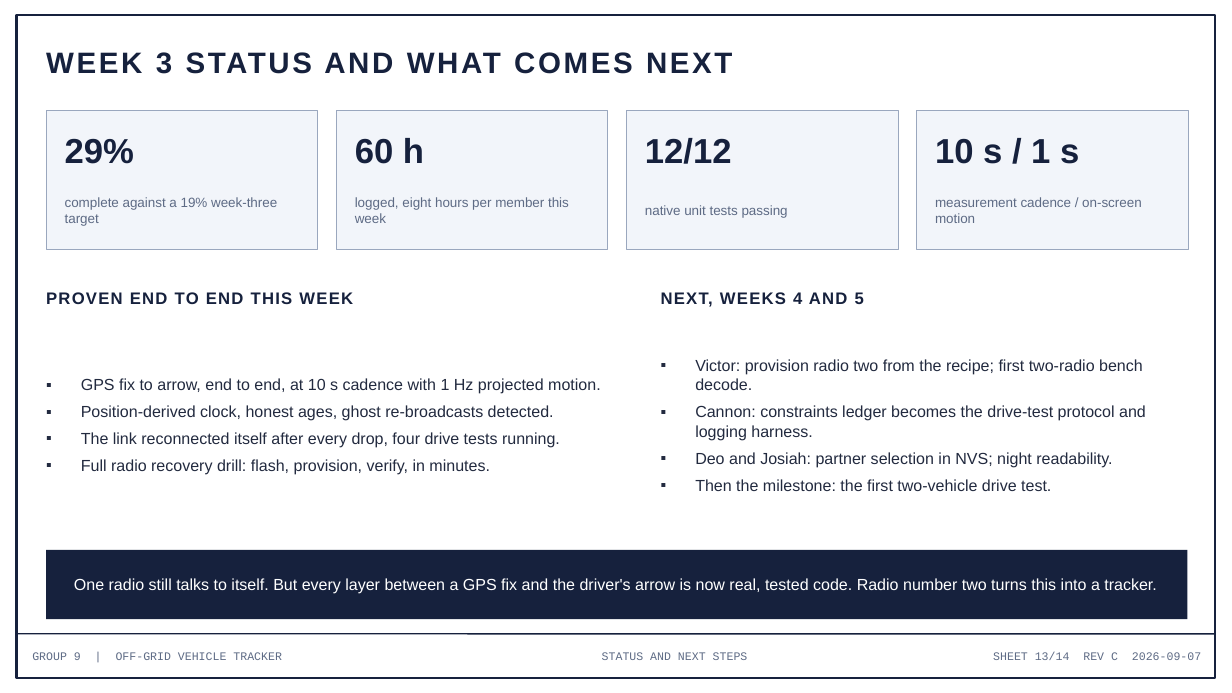
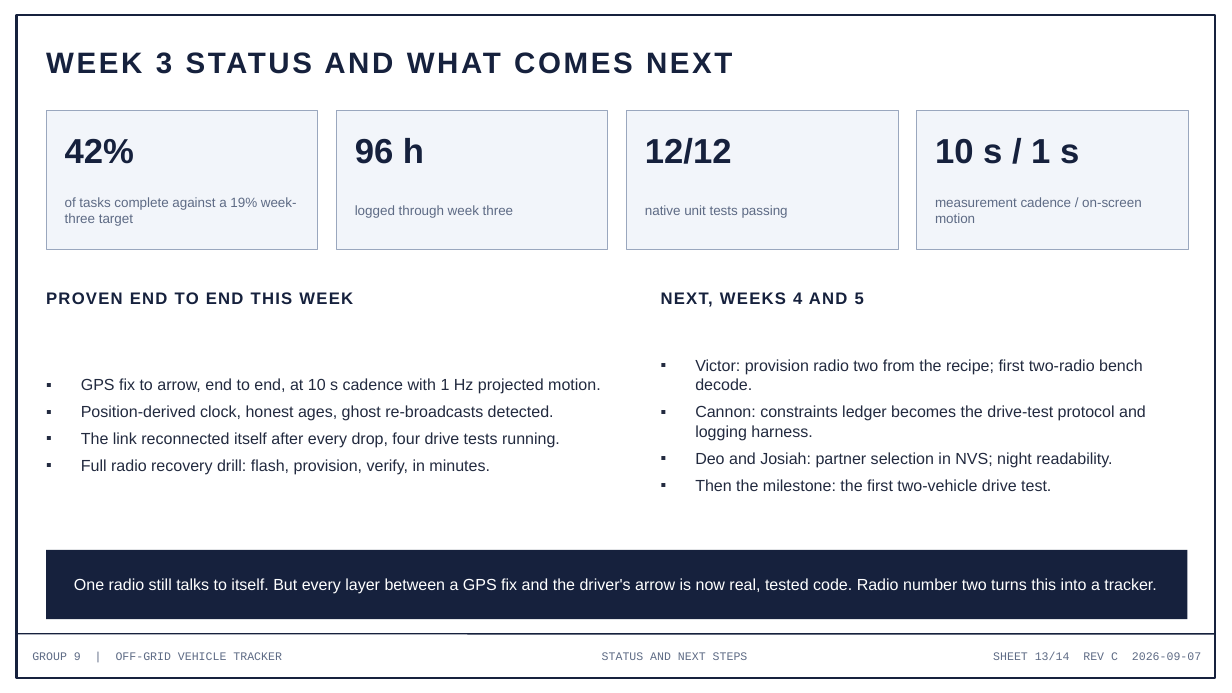
Before and after one commit to deosgracius/offgrid-vehicle-tracker, a slide deck: slide 13 of docs/presentations/Group9_Presentation3_Week3.pptx. Drawn at 1232x693 pixels with LibreOffice and Linux fonts; fonts in the diff are those of the drawing. Boxes give left, top, right and bottom in pixels: in the first picture for what was removed or moved away, otherwise in the second. Text is boxed around its words. In the diff, an @@ line names an element or a change of style, - is before the commit and + after.

```diff
--- a/docs/presentations/Group9_Presentation3_Week3.pptx
+++ b/docs/presentations/Group9_Presentation3_Week3.pptx
@@ text at bbox=[65, 139, 134, 164]: text changed @@
-29%
+42%
@@ text at bbox=[355, 138, 424, 164]: text changed @@
-60 h
+96 h
@@ text at bbox=[65, 197, 297, 226]: text changed @@
-complete against a 19% week-three target
+of tasks complete against a 19% week-three target
@@ text at bbox=[355, 205, 514, 218]: text changed @@
-logged, eight hours per member this week
+logged through week three
```
Also in this commit, not shown: 1 other slide changed, 1 other file.
